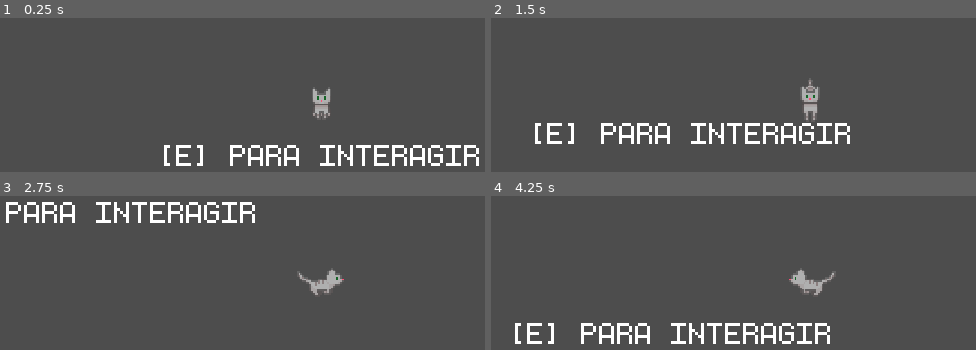
Above: before the commit, frames 1-4 (two rows, left to right).
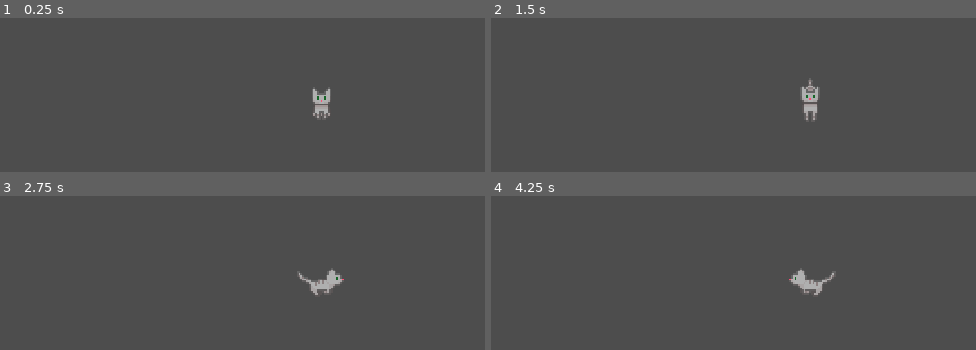
Above: after the commit, the same moments.

Repository: ana-xavier/MemoriasDeNoveVidas
Game: Godot game, scene res://character/scenes/cat.tscn
Two runs of this game, one before a commit and one after it. Both use one fixed random seed, a clock stepped at 60 frames per second and the inputs below.
Inputs:
- Up to frame 1 (0.25 s): no input
- Up to frame 2 (1.5 s): tap Enter at 0.5 s; hold D (move_right) 0.53-1.28 s; hold E (interact) 0.53-1.28 s; hold S (move_down) from 1.28 s (still down); tap E (interact) at 1.35 s
- Up to frame 3 (2.75 s): release S (move_down) at 2.03 s; hold D (move_right) from 2.03 s (still down); hold E (interact) from 2.03 s (still down)
- Up to frame 4 (4.25 s): release D (move_right) at 2.78 s; release E (interact) at 2.78 s; hold W (move_up) 2.78-3.53 s; tap E (interact) at 2.85 s; hold A (move_left) from 3.53 s (still down); hold E (interact) from 3.53 s (still down)

The runs differ from the first frame. In frame 1, 3.0% of the frame differs, in the area x 33-99%, y 82-97%; in frame 2, 3.0%; in frame 3, 2.6%; in frame 4, 3.0%.

Commit message:
feat: added note interaction popup

Diff:
--- /dev/null
+++ b/interaction/interaction_area/interaction_area.gd
@@ -0,0 +1,14 @@
+extends Area2D
+class_name  InteractionArea
+
+@export var action_name: String = "interact"
+
+var interact: Callable = func():
+	pass
+
+func _on_body_entered(body):
+	InteractionManager.register_area(self)
+
+
+func _on_body_exited(body):
+	InteractionManager.unregister_area(self)
--- a/interaction/interaction_area/interaction_area.tscn
+++ b/interaction/interaction_area/interaction_area.tscn
@@ -1,5 +1,11 @@
-[gd_scene format=3 uid="uid://uffj84nvj2aj"]
+[gd_scene load_steps=2 format=3 uid="uid://uffj84nvj2aj"]
+
+[ext_resource type="Script" path="res://interaction/interaction_area/interaction_area.gd" id="1_i8y6p"]
 
 [node name="InteractionArea" type="Area2D"]
 collision_layer = 0
 collision_mask = 2
+script = ExtResource("1_i8y6p")
+
+[connection signal="body_entered" from="." to="." method="_on_body_entered"]
+[connection signal="body_exited" from="." to="." method="_on_body_exited"]
--- a/interaction/interaction_manager.gd
+++ b/interaction/interaction_manager.gd
@@ -5,4 +5,41 @@
 
 const base_text = "[E] para "
 
-var active
+var active_areas = []
+var can_interact = true
+
+func register_area(area: InteractionArea):
+	active_areas.push_back(area)
+
+func unregister_area(area: InteractionArea):
+	var index = active_areas.find(area)
+	if index != -1:
+		active_areas.remove_at(index)
+
+func _process(delta):
+	if active_areas.size() > 0 && can_interact:
+		active_areas.sort_custom(_sort_by_distance_to_player)
+		label.text = base_text + active_areas[0].action_name
+		label.global_position = active_areas[0].global_position
+		label.global_position.y -= 36
+		label.global_position.x -= label.size.x / 2
+		label.show()
+	else:
+		label.hide()
+
+
+func _sort_by_distance_to_player(area1, area2):
+	var area1_to_player	= player.global_position.distance_to(area1.global_position)
+	var area2_to_player	= player.global_position.distance_to(area2.global_position)
+	return area1_to_player < area2_to_player
+
+
+func _input(event):
+	if event.is_action_pressed("interact") && can_interact:
+		if active_areas.size() > 0:
+			can_interact = false
+			label.hide()
+
+			await active_areas[0].interact.call()
+
+			#can_interact = true
--- a/interaction/interaction_manager.tscn
+++ b/interaction/interaction_manager.tscn
@@ -17,6 +17,5 @@
 grow_horizontal = 2
 theme_override_colors/font_color = Color(1, 1, 1, 1)
 theme_override_fonts/font = ExtResource("2_d05da")
-text = "[E] PARA INTERAGIR"
 horizontal_alignment = 1
 vertical_alignment = 1
--- /dev/null
+++ b/interaction/objects/note/note.gd
@@ -0,0 +1,15 @@
+extends Node2D
+
+@onready var interaction_area: InteractionArea = $InteractionArea
+@onready var note_manager = get_tree().get_first_node_in_group("NoteManager")
+
+var note_text = "Testando..."
+
+func _ready():
+	interaction_area.interact = Callable(self, "_on_interact")
+	note_manager.close_note_popup()
+
+func _on_interact():
+	note_manager.set_note_text(note_text)
+	note_manager.show_note_popup()
+	await note_manager.closed_note
--- /dev/null
+++ b/interaction/objects/note/note.tscn
@@ -0,0 +1,27 @@
+[gd_scene load_steps=6 format=3 uid="uid://dmrgh0autf267"]
+
+[ext_resource type="Script" path="res://interaction/objects/note/note.gd" id="1_hilxn"]
+[ext_resource type="Texture2D" uid="uid://dc6r6f3yhmogo" path="res://interaction/objects/note/note.png" id="2_5f4kv"]
+[ext_resource type="PackedScene" uid="uid://uffj84nvj2aj" path="res://interaction/interaction_area/interaction_area.tscn" id="3_53c5i"]
+
+[sub_resource type="CanvasItemMaterial" id="CanvasItemMaterial_gv72j"]
+blend_mode = 1
+
+[sub_resource type="CircleShape2D" id="CircleShape2D_ll7nq"]
+radius = 15.0333
+
+[node name="Note" type="Node2D"]
+script = ExtResource("1_hilxn")
+
+[node name="Shadow" type="Sprite2D" parent="."]
+material = SubResource("CanvasItemMaterial_gv72j")
+
+[node name="Sprite2D" type="Sprite2D" parent="."]
+scale = Vector2(0.3, 0.3)
+texture = ExtResource("2_5f4kv")
+
+[node name="InteractionArea" parent="." instance=ExtResource("3_53c5i")]
+action_name = "ler"
+
+[node name="Collision" type="CollisionShape2D" parent="InteractionArea"]
+shape = SubResource("CircleShape2D_ll7nq")
--- /dev/null
+++ b/interaction/popup/note/NoteManager.gd
@@ -0,0 +1,24 @@
+extends Control
+
+@onready var label = $TextureRect/Label
+var isOpen: bool = false
+
+signal opened_note()
+signal closed_note()
+
+func set_note_text(text):
+	label.text = text
+
+func show_note_popup():
+	visible = true
+	isOpen = true
+	opened_note.emit()
+
+func close_note_popup():
+	visible = false
+	isOpen = false
+	closed_note.emit()
+
+func _input(event):
+	if event.is_action_pressed("interact") && isOpen:
+		close_note_popup()
--- /dev/null
+++ b/interaction/popup/note/note_manager.tscn
@@ -0,0 +1,58 @@
+[gd_scene load_steps=5 format=3 uid="uid://b3rjyjxfyd2bv"]
+
+[ext_resource type="Script" path="res://interaction/popup/note/NoteManager.gd" id="1_hxakr"]
+[ext_resource type="Texture2D" uid="uid://co1kmhudfuwpq" path="res://interaction/popup/note/note_window.png" id="2_loflh"]
+[ext_resource type="FontFile" uid="uid://brkm5d1yg37hw" path="res://ui/fonts/monogram.ttf" id="3_yj84h"]
+
+[sub_resource type="ShaderMaterial" id="ShaderMaterial_4vmt0"]
+
+[node name="NoteManager" type="Control"]
+layout_mode = 3
+anchors_preset = 15
+anchor_right = 1.0
+anchor_bottom = 1.0
+grow_horizontal = 2
+grow_vertical = 2
+script = ExtResource("1_hxakr")
+
+[node name="ColorRect" type="ColorRect" parent="."]
+material = SubResource("ShaderMaterial_4vmt0")
+layout_mode = 0
+offset_right = 321.0
+offset_bottom = 181.0
+color = Color(0, 0, 0, 0.537255)
+
+[node name="TextureRect" type="TextureRect" parent="."]
+z_as_relative = false
+layout_mode = 0
+offset_left = 94.0
+offset_top = 7.0
+offset_right = 213.0
+offset_bottom = 162.0
+texture = ExtResource("2_loflh")
+
+[node name="Label" type="Label" parent="TextureRect"]
+layout_mode = 0
+offset_left = 13.0
+offset_top = 14.0
+offset_right = 108.0
+offset_bottom = 121.0
+theme_override_colors/font_color = Color(0, 0, 0, 0.705882)
+theme_override_fonts/font = ExtResource("3_yj84h")
+theme_override_font_sizes/font_size = 12
+text = "Diario de um viajante
+dia 1: estou testando
+essa nota."
+
+[node name="Label2" type="Label" parent="TextureRect"]
+layout_mode = 0
+offset_left = 12.0
+offset_top = 134.0
+offset_right = 107.0
+offset_bottom = 146.0
+theme_override_colors/font_color = Color(1, 0, 0, 0.705882)
+theme_override_fonts/font = ExtResource("3_yj84h")
+theme_override_font_sizes/font_size = 12
+text = "[E] PARA GUARDAR"
+horizontal_alignment = 1
+vertical_alignment = 1
--- a/levels/scenes/level_1.tscn
+++ b/levels/scenes/level_1.tscn
@@ -1,20 +1,36 @@
-[gd_scene load_steps=4 format=3 uid="uid://ceqcsqu3gfivl"]
+[gd_scene load_steps=7 format=3 uid="uid://ceqcsqu3gfivl"]
 
+[ext_resource type="Script" path="res://levels/scripts/level_manager.gd" id="1_2o1h2"]
 [ext_resource type="PackedScene" uid="uid://cgpf1lec1exwb" path="res://terrain/scenes/terrain.tscn" id="1_g0oxc"]
 [ext_resource type="PackedScene" uid="uid://bgljvnge160or" path="res://character/scenes/main_character.tscn" id="2_ocy6e"]
 [ext_resource type="PackedScene" uid="uid://rggrvhlodlv7" path="res://terrain/scenes/objects_terrain.tscn" id="3_ch57o"]
+[ext_resource type="PackedScene" uid="uid://dmrgh0autf267" path="res://interaction/objects/note/note.tscn" id="4_haxt1"]
+[ext_resource type="PackedScene" uid="uid://b3rjyjxfyd2bv" path="res://interaction/popup/note/note_manager.tscn" id="5_6o2vm"]
 
 [node name="Level" type="Node2D"]
+script = ExtResource("1_2o1h2")
 
 [node name="Terrain" parent="." instance=ExtResource("1_g0oxc")]
 layer_0/tile_data = PackedInt32Array(1966129, 589824, 7, 1900593, 589824, 7, 1835057, 589824, 7, 1769521, 589824, 7, 17 …(134531 unchanged characters)…
 layer_1/tile_data = PackedInt32Array(-1507334, 262144, 4, -1441798, 262144, 3, -1376262, 262144, 4, -1310726, 262144, 3 …(22048 unchanged characters)…
 
+[node name="Note" parent="." instance=ExtResource("4_haxt1")]
+position = Vector2(-56, -343)
+
 [node name="YSort" type="Node2D" parent="."]
 y_sort_enabled = true
 
 [node name="MainCharacter" parent="YSort" instance=ExtResource("2_ocy6e")]
-position = Vector2(7, -309)
+position = Vector2(56, -370)
 
 [node name="ObjectsTerrain" parent="YSort" instance=ExtResource("3_ch57o")]
 layer_0/tile_data = PackedInt32Array(-196624, 0, 0, -1179664, 0, 0, -458755, 0, 0, -589836, 0, 0, -1572871, 0, 0, -1507 …(819 unchanged characters)…
+
+[node name="CanvasLayer" type="CanvasLayer" parent="."]
+
+[node name="NoteManager" parent="CanvasLayer" groups=["NoteManager"] instance=ExtResource("5_6o2vm")]
+process_mode = 3
+visible = false
+
+[connection signal="closed_note" from="CanvasLayer/NoteManager" to="." method="_on_note_manager_closed_note"]
+[connection signal="opened_note" from="CanvasLayer/NoteManager" to="." method="_on_note_manager_opened_note"]
--- /dev/null
+++ b/levels/scripts/level_manager.gd
@@ -0,0 +1,19 @@
+extends Node2D
+
+
+# Called when the node enters the scene tree for the first time.
+func _ready():
+	pass # Replace with function body.
+
+
+# Called every frame. 'delta' is the elapsed time since the previous frame.
+func _process(delta):
+	pass
+
+
+func _on_note_manager_closed_note():
+	get_tree().paused = false
+
+
+func _on_note_manager_opened_note():
+	get_tree().paused = true
Binary file added: interaction/objects/note/note.png
Not shown, added: interaction/objects/note/note.png.import
Binary file added: interaction/popup/note/note_window.png
Not shown, added: interaction/popup/note/note_window.png.import
